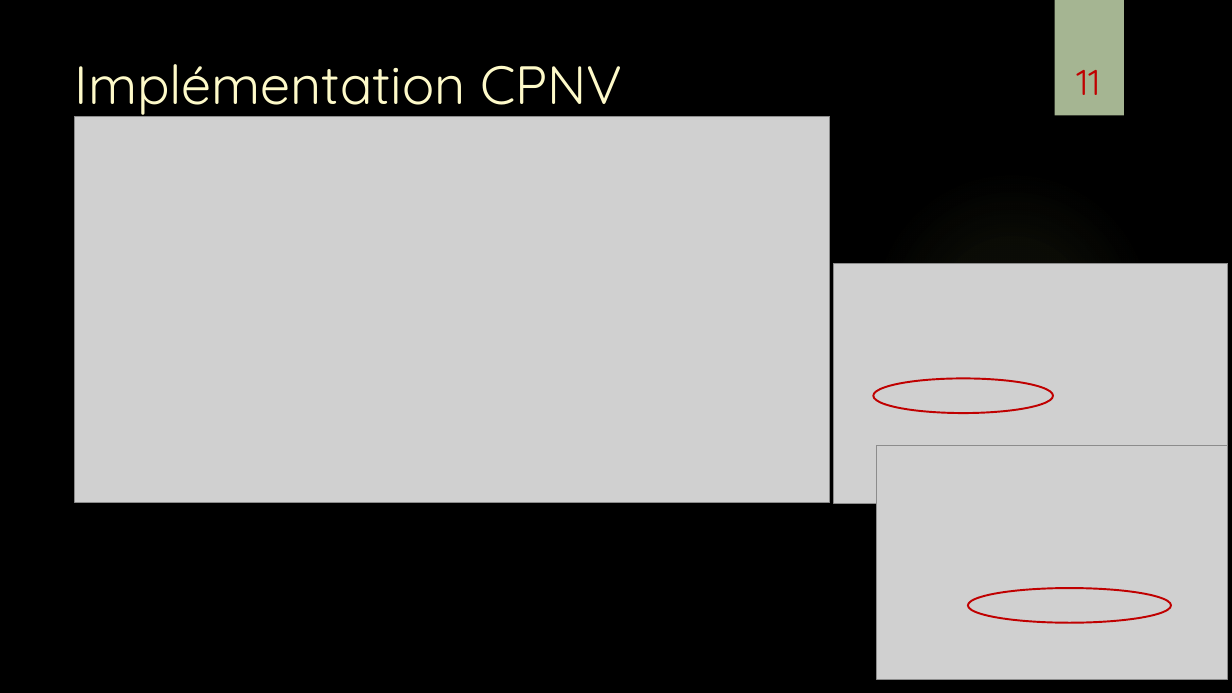
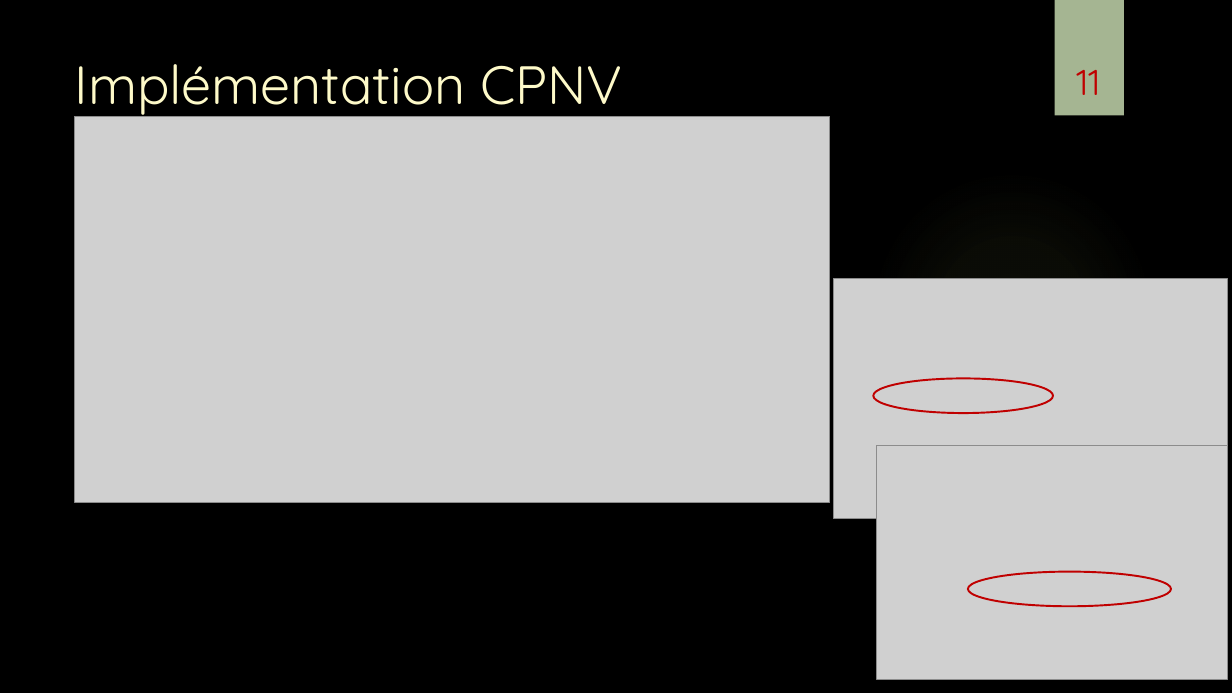
Before and after one commit to damienmayor/TPI, a slide deck: slide 11 of Présentation/Présentation TPI DMA.pptx. Drawn at 1232x693 pixels with LibreOffice and Linux fonts; fonts in the diff are those of the drawing; grey boxes stand for pictures; background and template pictures are left out. Boxes give left, top, right and bottom in pixels: in the first picture for what was removed or moved away, otherwise in the second. Text is boxed around its words. In the diff, an @@ line names an element or a change of style, - is before the commit and + after.

```diff
--- a/Présentation/Présentation TPI DMA.pptx
+++ b/Présentation/Présentation TPI DMA.pptx
@@ picture: place and size @@
-picture at box(834, 263, 1228, 504)
+picture at box(834, 279, 1228, 519)
@@ ellipse: place and size @@
-ellipse at box(969, 588, 1172, 623)
+ellipse at box(969, 572, 1172, 607)
```
Also in this commit, not shown: 2 other slides changed.
